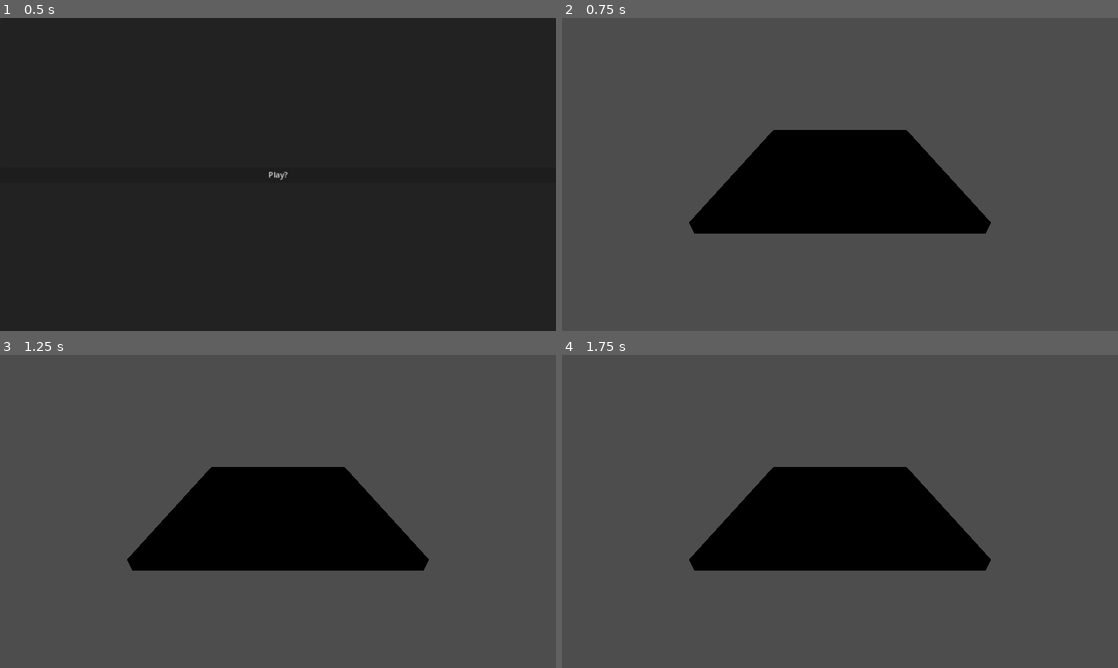
Above: before the commit, frames 1-4 (two rows, left to right).
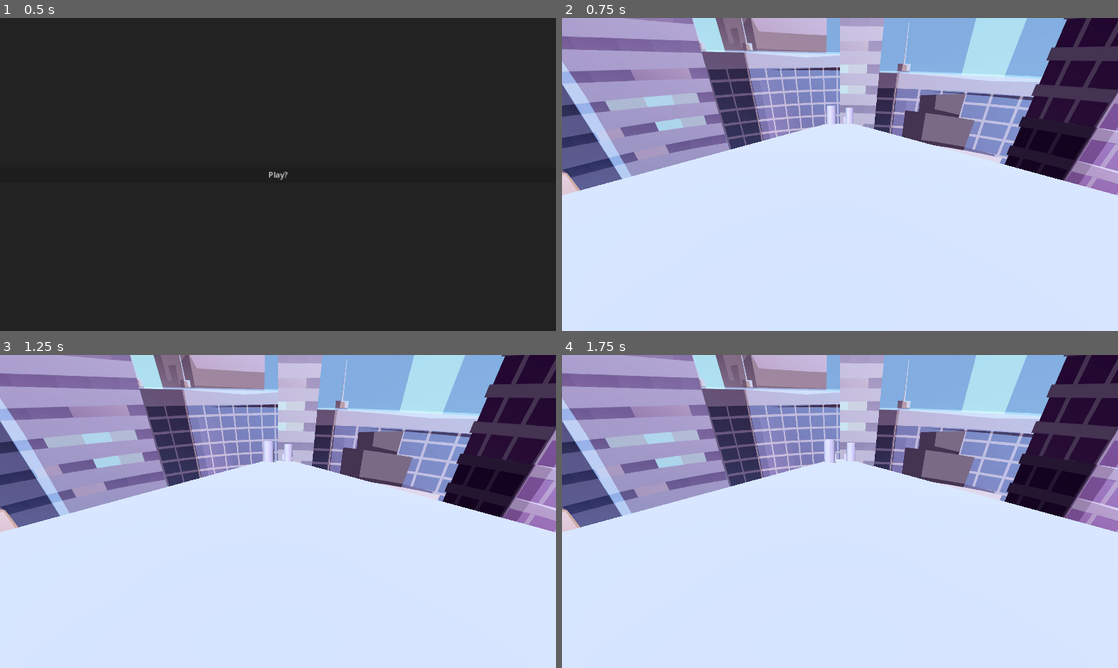
Above: after the commit, the same moments.

Repository: J-Hep/GGJ-Team-EF
Game: Godot game, scene res://Main_Menu.tscn
The game is run twice, just before and just after one commit, with the same random seed, the same clock (stepped at 60 frames per second) and the same inputs.
Inputs:
- Up to frame 1 (0.5 s): no input
- Up to frame 2 (0.75 s): click "Play?" at 0.5 s
- Up to frame 3 (1.25 s): no input
- Up to frame 4 (1.75 s): tap Enter (ui_accept) at 1.25, 1.52 s; hold Right (ui_right) from 1.28 s (still down)

Frame 1 is identical in both runs. In frame 2, 100% of the frame differs, in the area x 0-100%, y 0-100%; in frame 3, 100%; in frame 4, 100%.

Commit message:
moving floors, environment

Diff:
--- /dev/null
+++ b/EF_Game/Assets/3D/floor1.tscn
@@ -0,0 +1,19 @@
+[gd_scene load_steps=3 format=3 uid="uid://ccscdncoxk7pd"]
+
+[sub_resource type="BoxShape3D" id="BoxShape3D_37oqp"]
+size = Vector3(4.02771, 0.4375, 16)
+
+[sub_resource type="BoxMesh" id="BoxMesh_fyqiu"]
+
+[node name="StaticBody3D" type="StaticBody3D"]
+
+[node name="CollisionShape3D" type="CollisionShape3D" parent="."]
+transform = Transform3D(1, 0, 0, 0, 1, 0, 0, 0, 1, -0.001, 0, -7.99839)
+shape = SubResource("BoxShape3D_37oqp")
+
+[node name="MeshInstance3D" type="MeshInstance3D" parent="CollisionShape3D"]
+transform = Transform3D(4, 0, 0, 0, 0.426332, 0, 0, 0, 16.0072, 0, 0, 0)
+visibility_range_end = 40.0
+visibility_range_end_margin = 3.0
+visibility_range_fade_mode = 1
+mesh = SubResource("BoxMesh_fyqiu")
--- /dev/null
+++ b/EF_Game/Assets/3D/floor2.tscn
@@ -0,0 +1,43 @@
+[gd_scene load_steps=5 format=3 uid="uid://bfwnkecc56sn8"]
+
+[sub_resource type="BoxShape3D" id="BoxShape3D_brvwy"]
+size = Vector3(3.9753, 0.439423, 15.9857)
+
+[sub_resource type="BoxMesh" id="BoxMesh_a61ib"]
+
+[sub_resource type="CylinderShape3D" id="CylinderShape3D_8b2xu"]
+
+[sub_resource type="CylinderMesh" id="CylinderMesh_3hppd"]
+
+[node name="StaticBody3D" type="StaticBody3D"]
+
+[node name="CollisionShape3D2" type="CollisionShape3D" parent="."]
+transform = Transform3D(1, 0, 0, 0, 1, 0, 0, 0, 1, 0.00338495, -0.00395203, -8.00953)
+shape = SubResource("BoxShape3D_brvwy")
+
+[node name="MeshInstance3D" type="MeshInstance3D" parent="CollisionShape3D2"]
+transform = Transform3D(3.8624, 0, 0, 0, 0.42736, 0, 0, 0, 15.9465, 0, 0, 0)
+visibility_range_end = 40.0
+visibility_range_end_margin = 3.0
+visibility_range_fade_mode = 1
+mesh = SubResource("BoxMesh_a61ib")
+
+[node name="Pillar1" type="CollisionShape3D" parent="."]
+transform = Transform3D(1, 0, 0, 0, 1, 0, 0, 0, 1, -0.958583, 1.2291, -8.00953)
+shape = SubResource("CylinderShape3D_8b2xu")
+
+[node name="MeshInstance3D2" type="MeshInstance3D" parent="Pillar1"]
+visibility_range_end = 40.0
+visibility_range_end_margin = 3.0
+visibility_range_fade_mode = 1
+mesh = SubResource("CylinderMesh_3hppd")
+
+[node name="Pillar2" type="CollisionShape3D" parent="."]
+transform = Transform3D(1, 0, 0, 0, 1, 0, 0, 0, 1, 1.23276, 1.2291, -12.0763)
+shape = SubResource("CylinderShape3D_8b2xu")
+
+[node name="MeshInstance3D2" type="MeshInstance3D" parent="Pillar2"]
+visibility_range_end = 40.0
+visibility_range_end_margin = 3.0
+visibility_range_fade_mode = 1
+mesh = SubResource("CylinderMesh_3hppd")
--- /dev/null
+++ b/EF_Game/Assets/3D/floor3.tscn
@@ -0,0 +1,50 @@
+[gd_scene load_steps=5 format=3 uid="uid://d3l052frrgywr"]
+
+[sub_resource type="BoxShape3D" id="BoxShape3D_yalib"]
+size = Vector3(3.9753, 0.439423, 15.9857)
+
+[sub_resource type="BoxMesh" id="BoxMesh_qaavx"]
+
+[sub_resource type="BoxShape3D" id="BoxShape3D_lja75"]
+
+[sub_resource type="BoxMesh" id="BoxMesh_v45ur"]
+
+[node name="StaticBody3D" type="StaticBody3D"]
+
+[node name="CollisionShape3D2" type="CollisionShape3D" parent="."]
+transform = Transform3D(1, 0, 0, 0, 1, 0, 0, 0, 1, 0.003, 0, -8)
+shape = SubResource("BoxShape3D_yalib")
+
+[node name="MeshInstance3D" type="MeshInstance3D" parent="CollisionShape3D2"]
+transform = Transform3D(3.8624, 0, 0, 0, 0.42736, 0, 0, 0, 15.9465, 0, 0, 0)
+visibility_range_end = 40.0
+visibility_range_end_margin = 3.0
+mesh = SubResource("BoxMesh_qaavx")
+skeleton = NodePath("../../CollisionShape3D2")
+
+[node name="CollisionShape3D" type="CollisionShape3D" parent="."]
+transform = Transform3D(1, 0, 0, 0, 1, 0, 0, 0, 1, 1.15512, 0.731016, -5.35398)
+shape = SubResource("BoxShape3D_lja75")
+
+[node name="MeshInstance3D" type="MeshInstance3D" parent="CollisionShape3D"]
+visibility_range_end = 40.0
+visibility_range_end_margin = 3.0
+mesh = SubResource("BoxMesh_v45ur")
+
+[node name="CollisionShape3D3" type="CollisionShape3D" parent="."]
+transform = Transform3D(1, 0, 0, 0, 1, 0, 0, 0, 1, -1.04583, 0.731016, -10.2214)
+shape = SubResource("BoxShape3D_lja75")
+
+[node name="MeshInstance3D" type="MeshInstance3D" parent="CollisionShape3D3"]
+visibility_range_end = 40.0
+visibility_range_end_margin = 3.0
+mesh = SubResource("BoxMesh_v45ur")
+
+[node name="CollisionShape3D4" type="CollisionShape3D" parent="."]
+transform = Transform3D(1, 0, 0, 0, 1, 0, 0, 0, 1, -1.05861, 0.731016, -7.78272)
+shape = SubResource("BoxShape3D_lja75")
+
+[node name="MeshInstance3D" type="MeshInstance3D" parent="CollisionShape3D4"]
+visibility_range_end = 40.0
+visibility_range_end_margin = 3.0
+mesh = SubResource("BoxMesh_v45ur")
--- /dev/null
+++ b/EF_Game/Script/floorController.gd
@@ -0,0 +1,32 @@
+extends StaticBody3D
+
+var speed = 4
+var angle = 15
+var axis = Vector3(0, 1, 1)
+var direction = Vector3(0, 0, 1).rotated(axis, deg_to_rad(angle))
+var chunkSize = 15.85
+
+var prefabTypes = [preload("res://Assets/3D/floor1.tscn"), preload("res://Assets/3D/floor2.tscn"), preload("res://Assets/3D/floor3.tscn")]
+var spawnPosition = Vector3(0, -4.1411*2, -15.455*2)
+var xAxis = Vector3(1, 0, 0)
+
+var newChunk = null
+
+func _physics_process(delta):
+	var movement = direction * speed * delta
+	translate(movement)
+	var destination_reached = position.y > chunkSize*sin(deg_to_rad(angle))
+	if(destination_reached):
+		_on_destination_reached()
+
+func _on_destination_reached():
+	position = spawnPosition
+	newChunk = prefabTypes[randi() % prefabTypes.size()].instantiate()
+	var parent = get_parent_node_3d()
+	var script = load("res://Script/floorController.gd")
+	newChunk.set_script(script)
+	newChunk.transform.basis = Basis(xAxis, deg_to_rad(-angle))
+	newChunk.position = spawnPosition
+	parent.add_child(newChunk)
+	get_node(".").queue_free()
+	newChunk = null
--- a/EF_Game/Script/reset_button.gd
+++ b/EF_Game/Script/reset_button.gd
@@ -6,7 +6,7 @@
 	disabled = true
 	modulate.a = 0
 
-	await get_tree().create_timer(5.0).timeout # test
+	await get_tree().create_timer(35.0).timeout # test
 	disabled = false
 	modulate.a = 255
 
--- a/EF_Game/base_world.tscn
+++ b/EF_Game/base_world.tscn
@@ -1,27 +1,52 @@
-[gd_scene load_steps=5 format=3 uid="uid://jneng3lm5xdc"]
+[gd_scene load_steps=11 format=3 uid="uid://jneng3lm5xdc"]
 
 [ext_resource type="PackedScene" uid="uid://bfqk0tq2n8axs" path="res://Camera_Scene_3D.tscn" id="1_8xmk0"]
 [ext_resource type="PackedScene" uid="uid://de75c07l04ug8" path="res://Scenes/reset_button.tscn" id="2_nohhp"]
+[ext_resource type="PackedScene" uid="uid://ccscdncoxk7pd" path="res://Assets/3D/floor1.tscn" id="3_i81fr"]
+[ext_resource type="Script" path="res://Script/floorController.gd" id="4_k0tg3"]
+[ext_resource type="PackedScene" uid="uid://bfwnkecc56sn8" path="res://Assets/3D/floor2.tscn" id="5_rgf2j"]
+[ext_resource type="PackedScene" uid="uid://d3l052frrgywr" path="res://Assets/3D/floor3.tscn" id="6_kmr5e"]
+[ext_resource type="Texture2D" uid="uid://dv5jnxjkyxs51" path="res://Assets/2D/city.jpg" id="7_4bftj"]
 
-[sub_resource type="BoxShape3D" id="BoxShape3D_eftm6"]
-size = Vector3(1, 0.196045, 1)
+[sub_resource type="PanoramaSkyMaterial" id="PanoramaSkyMaterial_mkj86"]
+panorama = ExtResource("7_4bftj")
 
-[sub_resource type="BoxMesh" id="BoxMesh_02tmw"]
+[sub_resource type="Sky" id="Sky_mpxty"]
+sky_material = SubResource("PanoramaSkyMaterial_mkj86")
+
+[sub_resource type="Environment" id="Environment_fjesa"]
+background_mode = 2
+sky = SubResource("Sky_mpxty")
+ambient_light_color = Color(0.121569, 0.407843, 0.47451, 1)
+fog_light_color = Color(0.517647, 0.552941, 0.607843, 1)
+fog_light_energy = 0.25
+fog_density = 0.0
 
 [node name="BaseWorld" type="Node3D"]
 
-[node name="StaticBody3D" type="StaticBody3D" parent="."]
-
-[node name="CollisionShape3D" type="CollisionShape3D" parent="StaticBody3D"]
-transform = Transform3D(-2, 0, 1.74846e-07, 0, 0.5, 0, -1.74846e-07, 0, -2, 0, 0.00440674, 0)
-shape = SubResource("BoxShape3D_eftm6")
-
-[node name="MeshInstance3D" type="MeshInstance3D" parent="StaticBody3D"]
-transform = Transform3D(2, 0, 0, 0, -0.1, 0, 0, 0, 1.98, 0, 0, 0)
-mesh = SubResource("BoxMesh_02tmw")
-skeleton = NodePath("../..")
-
 [node name="Camera3D" parent="." instance=ExtResource("1_8xmk0")]
-transform = Transform3D(1, 0, 0, 0, 0.866025, 0.5, 0, -0.5, 0.866025, 0, 1, 2)
+transform = Transform3D(1, 0, 0, 0, 0.866025, 0.5, 0, -0.5, 0.866025, 0, 0.79186, 0.105011)
 
 [node name="Control" parent="." instance=ExtResource("2_nohhp")]
+
+[node name="StaticBody3D" parent="." instance=ExtResource("3_i81fr")]
+transform = Transform3D(1, 0, 0, 0, 0.965926, 0.258819, 0, -0.258819, 0.965926, 0, 0, 0)
+script = ExtResource("4_k0tg3")
+
+[node name="StaticBody3D2" parent="." instance=ExtResource("5_rgf2j")]
+transform = Transform3D(1, 0, 0, 0, 0.965926, 0.258819, 0, -0.258819, 0.965926, 0, -4.13339, -15.426)
+script = ExtResource("4_k0tg3")
+
+[node name="StaticBody3D3" parent="." instance=ExtResource("6_kmr5e")]
+transform = Transform3D(1, 0, 0, 0, 0.965926, 0.258819, 0, -0.258819, 0.965926, 0, -8.2727, -30.8741)
+script = ExtResource("4_k0tg3")
+
+[node name="DirectionalLight3D" type="DirectionalLight3D" parent="."]
+transform = Transform3D(0.995637, 0, -0.093309, 0.0717201, 0.639694, 0.765276, 0.0596892, -0.76863, 0.636903, 0, 4.2008, 0)
+light_color = Color(0.87451, 0.827451, 0.94902, 1)
+light_energy = 1.5
+shadow_enabled = true
+shadow_reverse_cull_face = true
+
+[node name="WorldEnvironment" type="WorldEnvironment" parent="."]
+environment = SubResource("Environment_fjesa")
Binary file added: EF_Game/Assets/2D/city.jpg
Not shown, added: EF_Game/Assets/2D/city.jpg.import
Binary file added: EF_Game/Assets/2D/sky.png
Not shown, added: EF_Game/Assets/2D/sky.png.import
Not shown, removed: EF_Game/Assets/3D/place3DAssetsHere.txt
